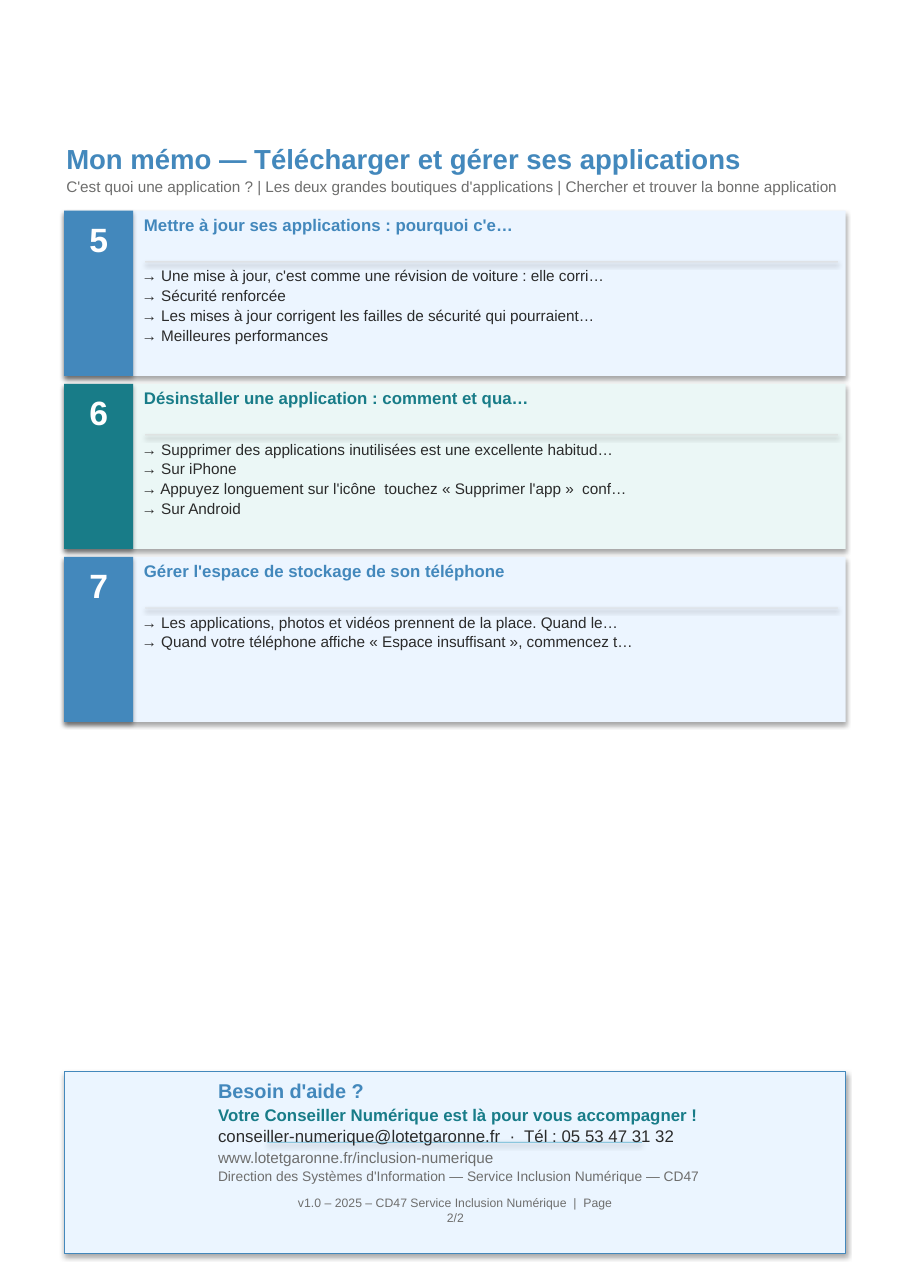
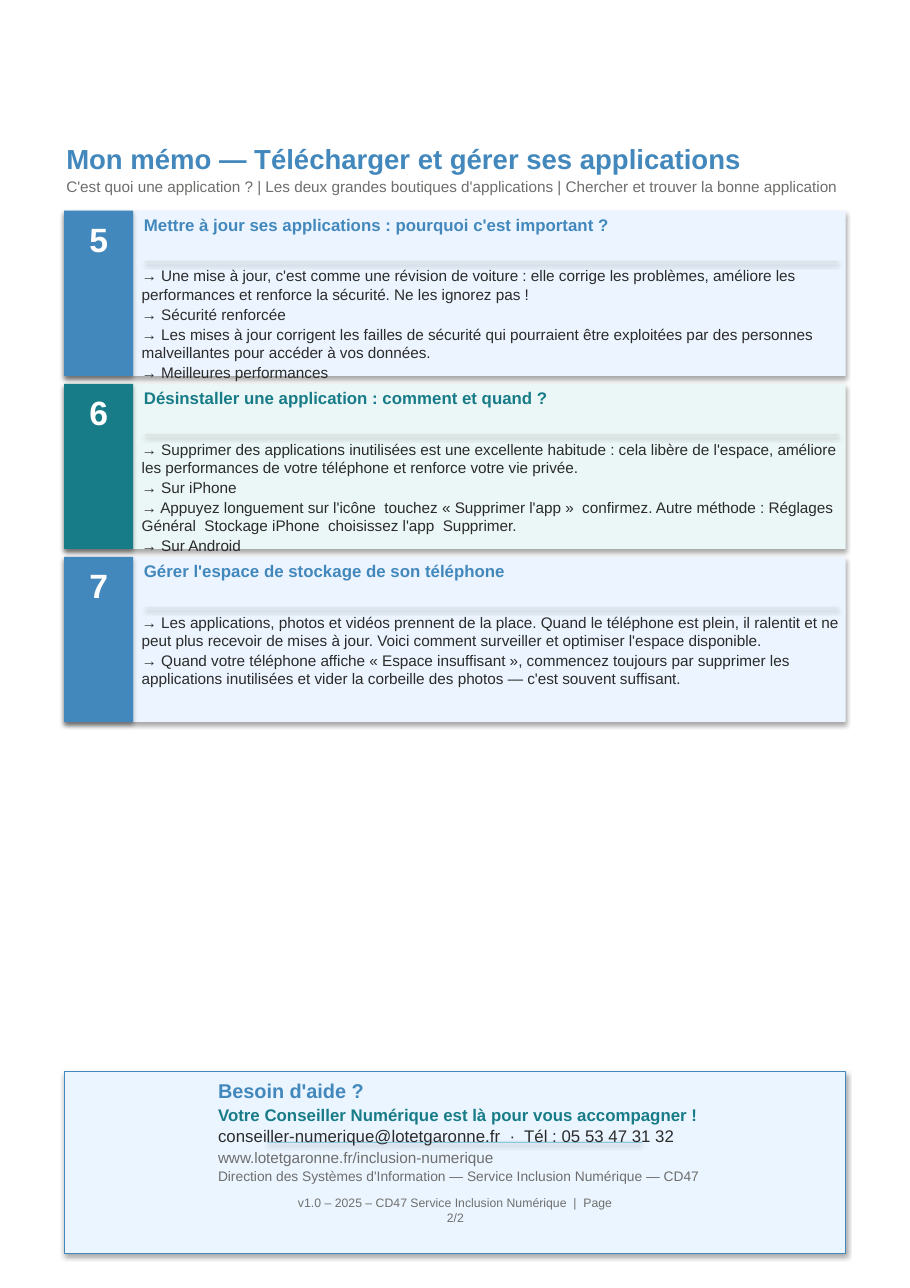
Before and after one commit to maswaddpt47-cmyk/REP_PEDA, a slide deck: slide 2 of assets/memos/A4-memo.pptx. Drawn at 910x1288 pixels with LibreOffice and Linux fonts; fonts in the diff are those of the drawing. Boxes give left, top, right and bottom in pixels: in the first picture for what was removed or moved away, otherwise in the second. Text is boxed around its words. In the diff, an @@ line names an element or a change of style, - is before the commit and + after.

```diff
--- a/assets/memos/A4-memo.pptx
+++ b/assets/memos/A4-memo.pptx
@@ text at (144,218,594,235): text changed @@
-Mettre à jour ses applications : pourquoi c'e…
+Mettre à jour ses applications : pourquoi c'est important ?
@@ text at (142,269,795,303): text changed @@
-→ Une mise à jour, c'est comme une révision de voiture : elle corri…
+→ Une mise à jour, c'est comme une révision de voiture : elle corrige les problèmes, améliore les performances et renforce la sécurité. Ne les ignorez pas !
@@ text at (142,328,813,361): text changed @@
-→ Les mises à jour corrigent les failles de sécurité qui pourraient…
+→ Les mises à jour corrigent les failles de sécurité qui pourraient être exploitées par des personnes malveillantes pour accéder à vos données.
@@ text at (144,391,533,408): text changed @@
-Désinstaller une application : comment et qua…
+Désinstaller une application : comment et quand ?
@@ text at (142,443,836,476): text changed @@
-→ Supprimer des applications inutilisées est une excellente habitud…
+→ Supprimer des applications inutilisées est une excellente habitude : cela libère de l'espace, améliore les performances de votre téléphone et renforce votre vie privée.
@@ text at (142,501,833,534): text changed @@
-→ Appuyez longuement sur l'icône touchez « Supprimer l'app » conf…
+→ Appuyez longuement sur l'icône touchez « Supprimer l'app » confirmez. Autre méthode : Réglages Général Stockage iPhone choisissez l'app Supprimer.
@@ text at (142,616,838,687): text changed @@
-→ Les applications, photos et vidéos prennent de la place. Quand le…
-→ Quand votre téléphone affiche « Espace insuffisant », commencez t…
+→ Les applications, photos et vidéos prennent de la place. Quand le téléphone est plein, il ralentit et ne peut plus recevoir de mises à jour. Voici comment surveiller et optimiser l'espace disponible.
+→ Quand votre téléphone affiche « Espace insuffisant », commencez toujours par supprimer les applications inutilisées et vider la corbeille des photos — c'est souvent suffisant.
```
Also in this commit, not shown: 1 other slide changed, 20 other files.
